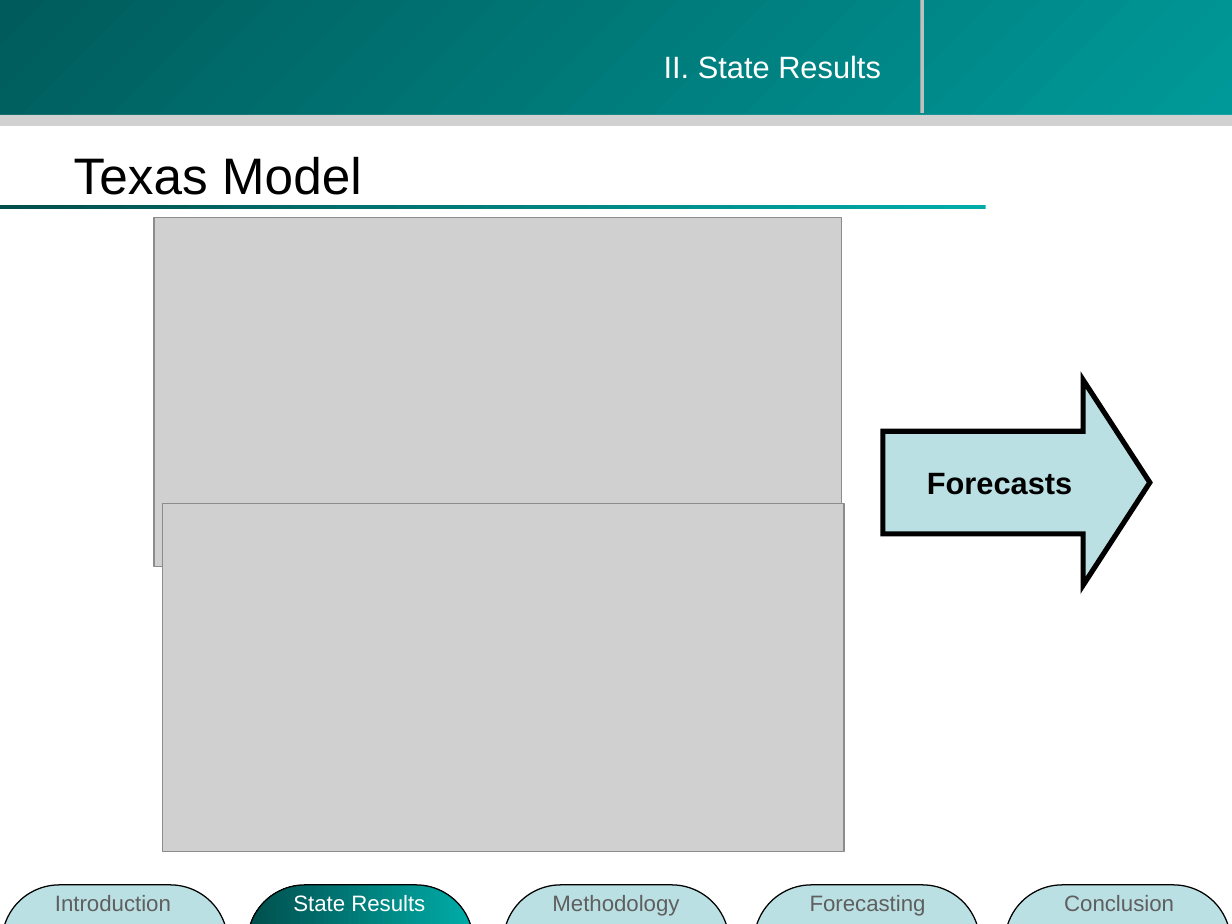
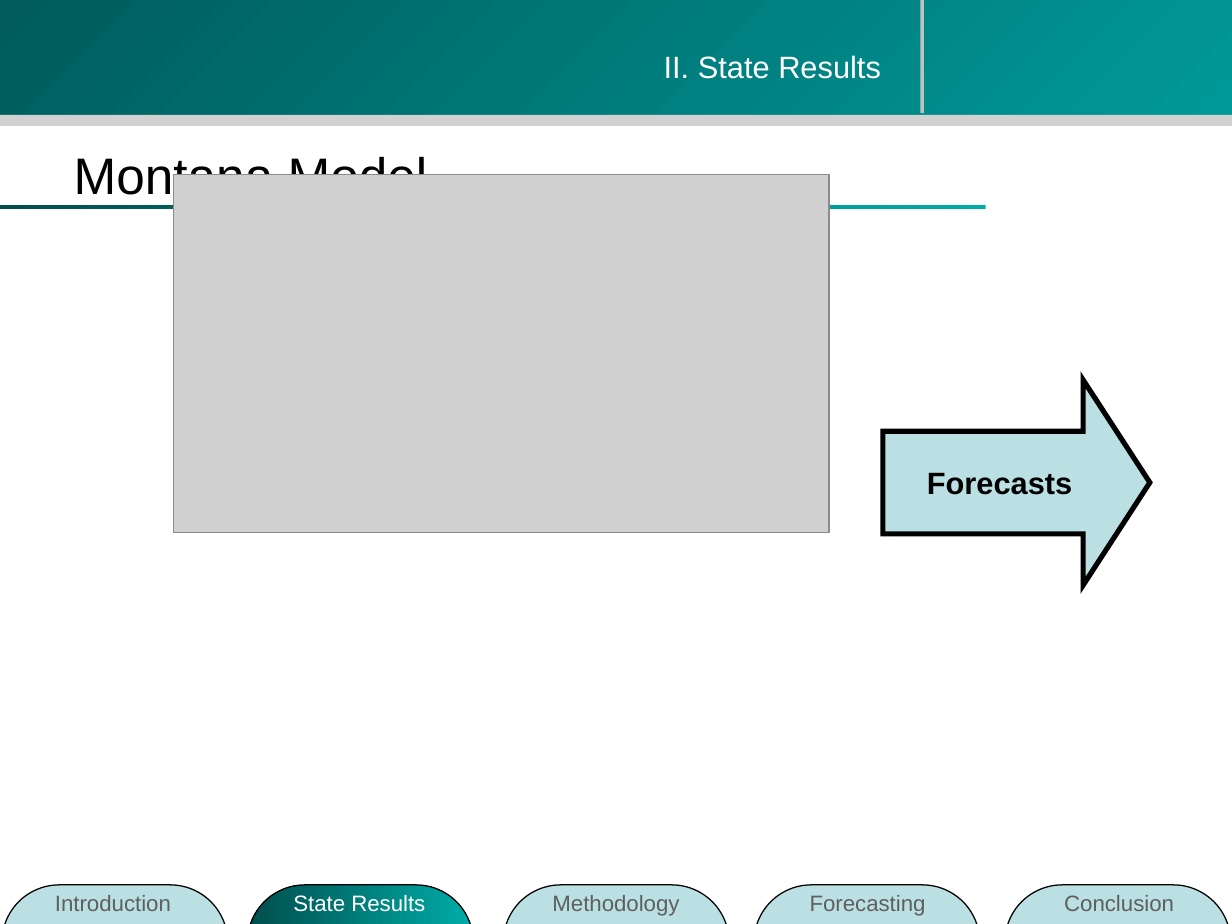
Before and after one commit to zhouzhenghui/svnrepository, a slide deck: slide 1 of SVNRepository/Presentation/mt.ppt (slide 3 before the commit). Drawn at 1232x924 pixels with LibreOffice and Linux fonts; fonts in the diff are those of the drawing; grey boxes stand for pictures; background and template pictures are left out. Boxes give left, top, right and bottom in pixels: in the first picture for what was removed or moved away, otherwise in the second. Text is boxed around its words. In the diff, an @@ line names an element or a change of style, - is before the commit and + after.

```diff
--- a/SVNRepository/Presentation/mt.ppt
+++ b/SVNRepository/Presentation/mt.ppt
@@ title at [74,154,428,205]: text changed @@
-Texas Model
+Montana Model
@@ picture: place and size @@
-picture at [154,217,841,567]
+picture at [174,175,829,532]
@@ picture removed at [163,504,844,851] @@
```
Also in this commit, not shown: 2 slides removed.
